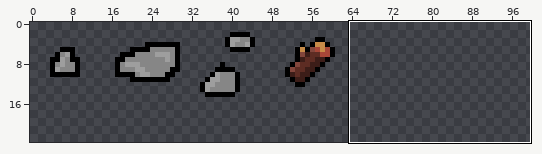
Two states of a pixel-art file, Assets/Sprites/ResourceItems.aseprite. Above: a wide view before the commit, with the close-up outlined.
Close-up. Before the commit:
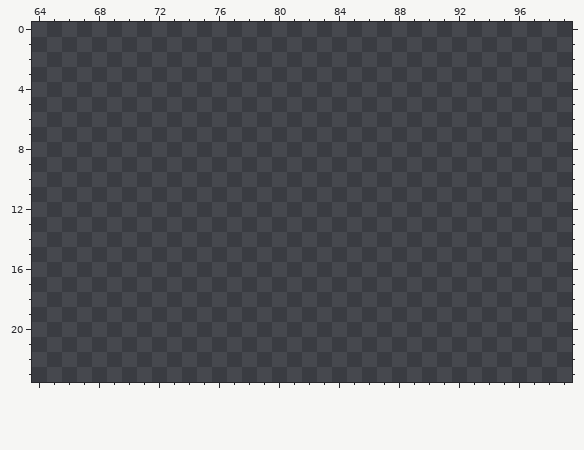
128x128 pixels, 1 frame. Shown: x 64..99, y 0..23. The wide view leaves out empty margins.
And afterwards:
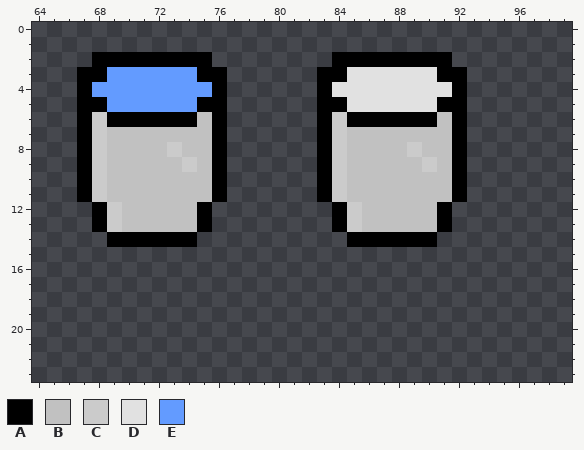
Palette (. is transparent): A #000000  B #c1c1c1  C #cbcbcb  D #e1e1e1  E #639bff
Changes in this commit:
@@ x 64..99 @@
  1 ....................................
- 2 ....................................
- 3 ....................................
- 4 ....................................
- 5 ....................................
- 6 ....................................
- 7 ....................................
- 8 ....................................
- 9 ....................................
-10 ....................................
-11 ....................................
-12 ....................................
-13 ....................................
-14 ....................................
+ 2 ....AAAAAAAA........AAAAAAAA........
+ 3 ...AAEEEEEEAA......AADDDDDDAA.......
+ 4 ...AEEEEEEEEA......ADDDDDDDDA.......
+ 5 ...AAEEEEEEAA......AADDDDDDAA.......
+ 6 ...ACAAAAAABA......ACAAAAAABA.......
+ 7 ...ACBBBBBBBA......ACBBBBBBBA.......
+ 8 ...ACBBBBCBBA......ACBBBBCBBA.......
+ 9 ...ACBBBBBCBA......ACBBBBBCBA.......
+10 ...ACBBBBBBBA......ACBBBBBBBA.......
+11 ...ACBBBBBBBA......ACBBBBBBBA.......
+12 ....ACBBBBBA........ACBBBBBA........
+13 ....ACBBBBBA........ACBBBBBA........
+14 .....AAAAAA..........AAAAAA.........
 15 ....................................
Pixel boxes of the changes (left, top, right, bottom) in both close-ups:
added: (77, 52, 227, 247)
added: (317, 52, 467, 247)
